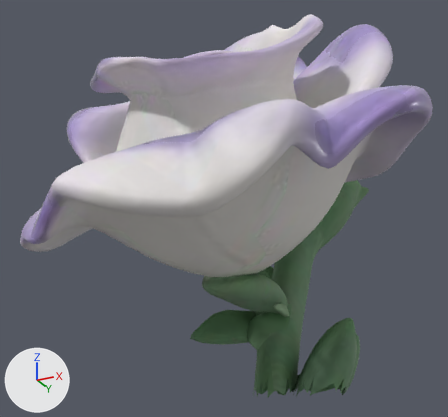
The glTF model assets/models/lisianthus.glb, before and after one commit.
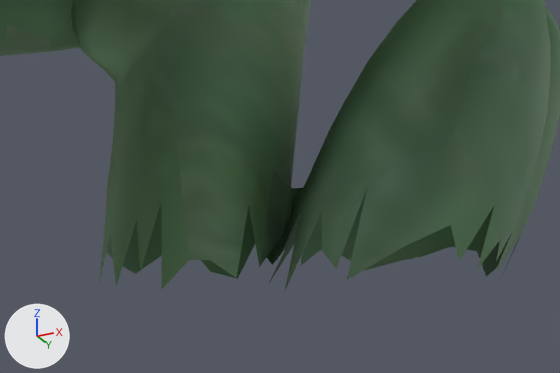
Old and new are each drawn whole from a 50 mm lens placed at (0.4, -0.957, 0.985), pointed at (-0.079, 0.0, 1.416) and again close up on the part from 51% to 80% of the width and 79% to 100% of the height. The lights are fixed; the arrows at lower left show +X, +Y and +Z. The first two pictures are the older version. Where no turn or scale is listed for an object, it has been applied to the vertices. Vertices at exactly the same position are counted once.

In view in the first close-up: 'model'.
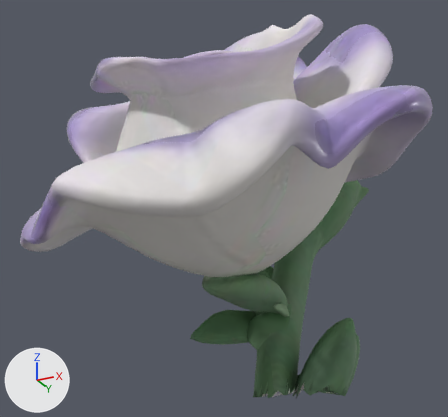
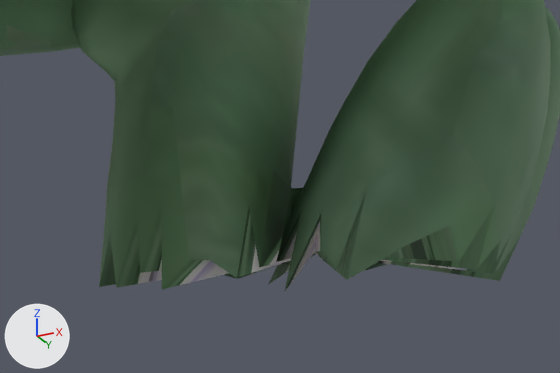
What changed in the scene script:
```text
Change me_mesh_0:
    used by ob_model
    remove me_mesh_0.from_pydata(...)  # 10820 vertices, 21606 faces; spans x -0.351..0.322, y -0.442..0.443, z 1.074..1.899
    add me_mesh_0.from_pydata(...)  # 10821 vertices, 21662 faces; spans x -0.351..0.322, y -0.442..0.443, z 1.074..1.899
    me_mesh_0 part 1
    1 vertex is added at (0.04, 0.054, 1.091)
    56 new faces join them
```

What differs and where, as boxes [x1, y1, x2, y2] in the close-ups (560 x 373 px):
'model', reshaped: before [0, 0, 560, 290]; after [0, 0, 560, 291]
part 1 of me_mesh_0, added (green): after [99, 189, 520, 291]
